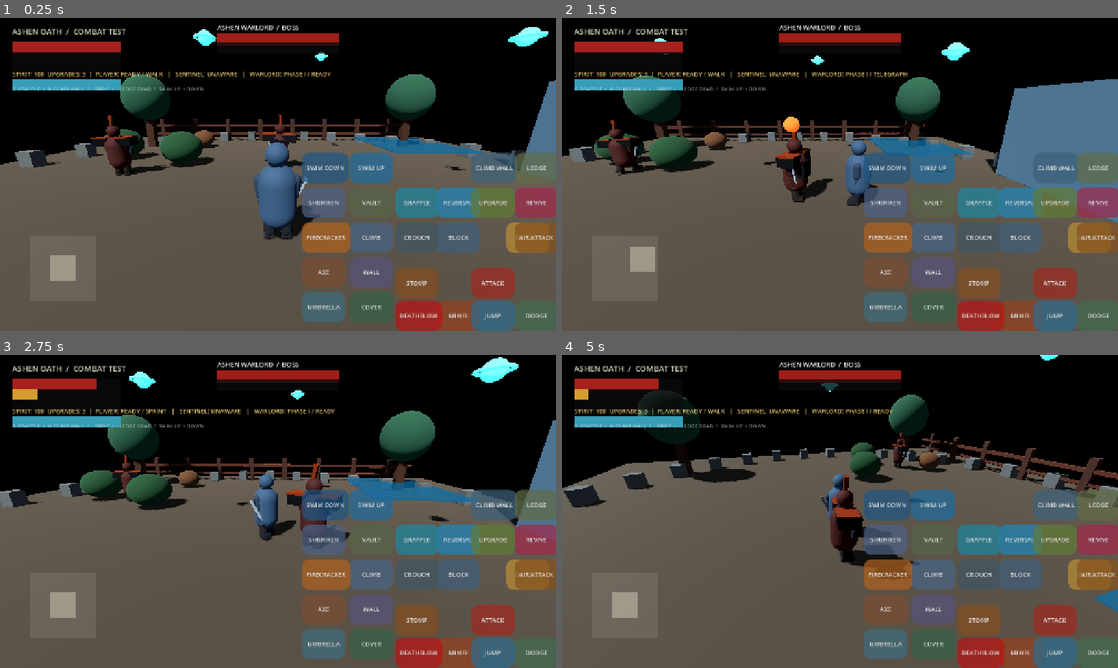
Above: before the commit, frames 1-4 (two rows, left to right).
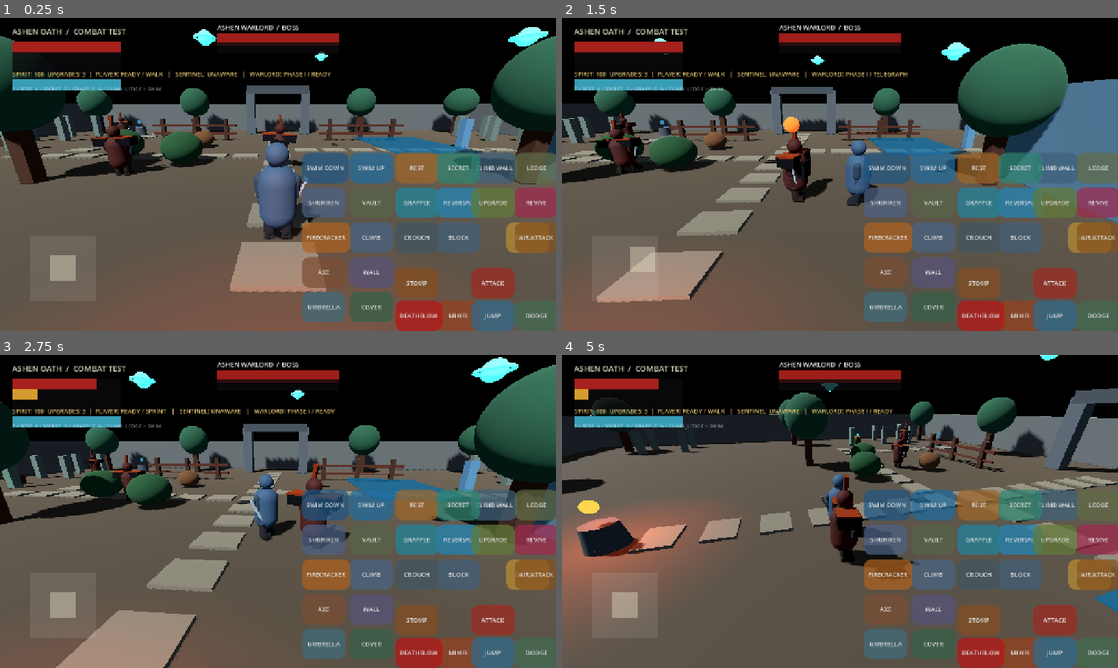
Above: after the commit, the same moments.

Repository: zahaopang-ship-it/Ashen-Oath-Godot
Game: Godot game, scene res://scenes/main.tscn
Two runs of this game, one before a commit and one after it. Both use one fixed random seed, a clock stepped at 60 frames per second and the inputs below. Sound files missing from this copy of the repository are replaced by a short silence.
Inputs (mouse positions are in pixels of both pictures, inside the frame that each line leads up to):
- Up to frame 1 (0.25 s): no input
- Up to frame 2 (1.5 s): tap Enter at 0.5 s; move the mouse to (962, 158) at 0.52 s; hold D 0.53-1.25 s; tap Z at 0.6 s; click (962, 158) at 0.67 s; tap Space at 0.77 s; tap X at 0.8 s; drag from (728, 190) to (812, 237) at 1.27 s
- Up to frame 3 (2.75 s): move the mouse to (333, 442) at 2.02 s; hold D from 2.03 s (still down); tap Z at 2.1 s; tap X at 2.3 s
- Up to frame 4 (5 s): release D at 2.75 s; drag from (812, 574) to (673, 464) at 2.77 s; move the mouse to (1006, 558) at 3.52 s; hold A 3.53-4.25 s; tap J at 3.6 s; tap Space at 3.77 s; tap X at 3.8 s; drag from (673, 464) to (756, 433) at 4.27 s

The runs differ from the first frame. In frame 1, 24% of the frame differs, in the area x 0-100%, y 5-100%; in frame 2, 23%; in frame 3, 25%; in frame 4, 25%, in the area x 0-100%, y 10-85%.

Commit message:
Expand Ashen Vale exploration and checkpoint loop

Diff:
--- a/project/scripts/fighter.gd
+++ b/project/scripts/fighter.gd
@@ -1588,6 +1588,74 @@
 func set_checkpoint(position: Vector3) -> void:
 	checkpoint_position = position
 
+func get_nearest_rest_point(max_distance: float = 2.8) -> Node3D:
+	if not is_player or is_dead:
+		return null
+	var nearest: Node3D = null
+	var nearest_distance := max_distance
+	for candidate in get_tree().get_nodes_in_group("rest_points"):
+		if not candidate is Node3D or not is_instance_valid(candidate):
+			continue
+		var distance := global_position.distance_to(candidate.global_position)
+		if distance <= nearest_distance:
+			nearest = candidate
+			nearest_distance = distance
+	return nearest
+
+func interact_rest_point(max_distance: float = 2.8) -> bool:
+	if not is_player or is_dead or state != CombatState.FREE or is_grappling or is_vaulting or is_climbing or is_ledge_hanging:
+		return false
+	var shrine := get_nearest_rest_point(max_distance)
+	if not is_instance_valid(shrine):
+		return false
+	for candidate in get_tree().get_nodes_in_group("rest_points"):
+		if candidate.has_method("set_active"):
+			candidate.set_active(candidate == shrine)
+	checkpoint_position = shrine.global_position + Vector3(0.0, 0.0, 1.5)
+	global_position = checkpoint_position
+	velocity = Vector3.ZERO
+	vitality = max_vitality
+	posture = 0.0
+	prosthetic_energy = max_prosthetic_energy
+	resurrection_charges = max_resurrection_charges
+	resurrection_available = true
+	resurrection_invulnerability = 0.0
+	return true
+
+func interact_secret_cache(max_distance: float = 2.5) -> bool:
+	if not is_player or is_dead or state != CombatState.FREE:
+		return false
+	var nearest: Node3D = null
+	var nearest_distance := max_distance
+	for candidate in get_tree().get_nodes_in_group("secret_caches"):
+		if not candidate is Node3D or not is_instance_valid(candidate) or bool(candidate.get_meta("collected", false)):
+			continue
+		var distance := global_position.distance_to(candidate.global_position)
+		if distance <= nearest_distance:
+			nearest = candidate
+			nearest_distance = distance
+	if not is_instance_valid(nearest):
+		return false
+	nearest.set_meta("collected", true)
+	nearest.visible = false
+	prosthetic_upgrade_points += 1
+	prosthetic_energy = minf(max_prosthetic_energy, prosthetic_energy + 25.0)
+	return true
+
+func get_nearest_secret_cache(max_distance: float = 2.5) -> Node3D:
+	if not is_player or is_dead:
+		return null
+	var nearest: Node3D = null
+	var nearest_distance := max_distance
+	for candidate in get_tree().get_nodes_in_group("secret_caches"):
+		if not candidate is Node3D or not is_instance_valid(candidate) or bool(candidate.get_meta("collected", false)):
+			continue
+		var distance := global_position.distance_to(candidate.global_position)
+		if distance <= nearest_distance:
+			nearest = candidate
+			nearest_distance = distance
+	return nearest
+
 func resurrect() -> bool:
 	if not is_player or not is_dead or not resurrection_available or resurrection_charges <= 0:
 		return false
--- a/project/scripts/main.gd
+++ b/project/scripts/main.gd
@@ -2,12 +2,14 @@
 const FIGHTER_SCRIPT = preload("res://scripts/fighter.gd")
 const BOSS_SCRIPT = preload("res://scripts/boss.gd")
 const HUD_SCRIPT = preload("res://scripts/touch_hud.gd")
+const REST_POINT_SCRIPT = preload("res://scripts/rest_point.gd")
 var player: CharacterBody3D
 var enemy: CharacterBody3D
 var boss: CharacterBody3D
 var guard: CharacterBody3D
+var guard_east: CharacterBody3D
+var guard_north: CharacterBody3D
 var camera: Camera3D
-var arena_radius := 13.0
 var camera_yaw := 0.0
 var camera_pitch := -0.22
 var camera_impulse := 0.0
@@ -44,6 +46,17 @@
 	guard.patrol_speed = 1.55
 	guard.vision_range = 12.0
 	guard.vision_half_angle_degrees = 52.0
+	guard_east = _make_fighter("AshenLookout", Vector3(15.0, 0.0, 8.0), false)
+	guard_east.add_to_group("stealth_guards")
+	guard_east.target = player
+	guard_east.patrol_points.assign([Vector3(15.0, 0.0, 8.0), Vector3(19.0, 0.0, 8.0), Vector3(19.0, 0.0, 13.0), Vector3(14.0, 0.0, 13.0)])
+	guard_east.patrol_speed = 1.7
+	guard_east.vision_range = 13.0
+	guard_north = _make_fighter("AshenRanger", Vector3(-15.0, 0.0, -13.0), false)
+	guard_north.add_to_group("stealth_guards")
+	guard_north.target = player
+	guard_north.patrol_points.assign([Vector3(-15.0, 0.0, -13.0), Vector3(-19.0, 0.0, -13.0), Vector3(-19.0, 0.0, -18.0), Vector3(-13.0, 0.0, -18.0)])
+	guard_north.patrol_speed = 1.45
 	_create_stealth_cover(Vector3(-5.1, 0.0, -3.0), "MossyBushA")
 	_create_stealth_cover(Vector3(-9.2, 0.0, -4.5), "MossyBushB")
 	_create_stealth_cover(Vector3(-5.8, 0.0, -8.6), "SupplyCrates")
@@ -52,10 +65,22 @@
 	_create_grapple_point(Vector3(7.0, 4.8, 1.5), "GrappleAnchorEast")
 	_create_water_zone(Vector3(9.0, -0.15, -7.0), Vector3(5.0, 1.4, 7.0), "TrainingPond")
 	_create_climb_wall(Vector3(11.8, 2.0, 2.0), Vector3(0.55, 4.0, 7.0), "ClimbableTowerWall")
+	_create_exploration_paths()
+	_create_north_ruined_gate()
+	_create_east_watch_camp()
+	_create_landmark("WestGroveMonolith", Vector3(-19.0, 0.0, -7.0), Color(0.28, 0.36, 0.31))
+	_create_landmark("PondsideBell", Vector3(14.0, 0.0, -8.0), Color(0.25, 0.38, 0.46))
+	_create_secret_cache(Vector3(-21.0, 0.0, -8.5), "GroveRelicCache")
+	_create_rest_point(Vector3(0.0, 0.0, 8.5), "AshenRestShrine")
+	_create_rest_point(Vector3(-16.5, 0.0, -18.0), "GroveRestShrine")
 	enemy = boss
 	player.target = enemy
 	player_entered_water_connect()
 	player.set_checkpoint(Vector3(0.0, 0.0, 4.0))
+	var starting_shrine := get_node_or_null("AshenRestShrine")
+	if is_instance_valid(starting_shrine):
+		starting_shrine.set_active(true)
+	player.checkpoint_position = Vector3(0.0, 0.0, 10.0)
 	enemy.target = player
 	boss.boss_phase_changed.connect(_on_boss_phase_changed)
 	enemy.attack_phase_changed.connect(_on_enemy_attack_phase)
@@ -91,19 +116,165 @@
 	env.tonemap_mode = Environment.TONE_MAPPER_FILMIC
 	world_env.environment = env
 	add_child(world_env)
-	_make_box("Arena", Vector3(0, -0.35, 0), Vector3(30, 0.7, 30), Color(0.22, 0.19, 0.15), true)
-	for i in range(32):
-		var angle := TAU * float(i) / 32.0
-		var p := Vector3(cos(angle) * arena_radius, 0.4, sin(angle) * arena_radius)
-		_make_box("PerimeterStone", p, Vector3(0.7, 0.8, 0.7), Color(0.28, 0.29, 0.28), true)
-	for i in range(8):
-		var x := -11.0 + float(i) * 3.1
+	_make_box("AshenValeGround", Vector3(0, -0.35, 0), Vector3(56, 0.7, 50), Color(0.22, 0.19, 0.15), true)
+	for x in range(-26, 27, 2):
+		_make_box("ValeBoundaryStone", Vector3(float(x), 1.8, -23.5), Vector3(2.1, 3.6, 1.1), Color(0.28, 0.29, 0.28), true)
+		_make_box("ValeBoundaryStone", Vector3(float(x), 1.8, 23.5), Vector3(2.1, 3.6, 1.1), Color(0.28, 0.29, 0.28), true)
+	for z in range(-22, 23, 2):
+		_make_box("ValeBoundaryStone", Vector3(-27.5, 1.8, float(z)), Vector3(1.1, 3.6, 2.1), Color(0.28, 0.29, 0.28), true)
+		_make_box("ValeBoundaryStone", Vector3(27.5, 1.8, float(z)), Vector3(1.1, 3.6, 2.1), Color(0.28, 0.29, 0.28), true)
+	for x in [-11.0, -8.0, -5.0, 5.0, 8.0, 11.0]:
 		_make_box("FencePost", Vector3(x, 1.0, -12.8), Vector3(0.35, 2.0, 0.35), Color(0.20, 0.12, 0.09), true)
-	_make_box("FenceRail", Vector3(0, 1.35, -12.8), Vector3(25, 0.22, 0.22), Color(0.25, 0.13, 0.09), true)
-	_make_box("FenceRailLow", Vector3(0, 0.65, -12.8), Vector3(25, 0.16, 0.16), Color(0.25, 0.13, 0.09), true)
-	for x in [-10.0, 10.0]:
-		for z in [-9.0, 9.0]:
+	_make_box("FenceRailWest", Vector3(-8.0, 1.35, -12.8), Vector3(8.0, 0.22, 0.22), Color(0.25, 0.13, 0.09), true)
+	_make_box("FenceRailEast", Vector3(8.0, 1.35, -12.8), Vector3(8.0, 0.22, 0.22), Color(0.25, 0.13, 0.09), true)
+	_make_box("FenceRailWestLow", Vector3(-8.0, 0.65, -12.8), Vector3(8.0, 0.16, 0.16), Color(0.25, 0.13, 0.09), true)
+	_make_box("FenceRailEastLow", Vector3(8.0, 0.65, -12.8), Vector3(8.0, 0.16, 0.16), Color(0.25, 0.13, 0.09), true)
+	for x in [-22.0, -10.0, 10.0, 22.0]:
+		for z in [-19.0, 0.0, 18.0]:
 			_make_tree(Vector3(x, 0, z))
+
+func _create_exploration_paths() -> void:
+	for z in range(7, -18, -2):
+		_create_path_stone(Vector3(0.0, 0.055, float(z)))
+	for x in range(2, 17, 2):
+		_create_path_stone(Vector3(float(x), 0.055, -7.0))
+	for x in range(-2, -17, -2):
+		_create_path_stone(Vector3(float(x), 0.055, -5.0))
+	for z in range(-7, -19, -2):
+		_create_path_stone(Vector3(-14.0, 0.055, float(z)))
+	for x in range(0, 17, 2):
+		_create_path_stone(Vector3(float(x), 0.055, 14.0))
+	for x in [-23.0, -20.0, 20.0, 23.0]:
+		for z in [-16.0, -12.0, 12.0, 16.0]:
+			_create_landmark("WayfindingStone", Vector3(x, 0.0, z), Color(0.30, 0.34, 0.31))
+
+func _create_path_stone(pos: Vector3) -> void:
+	var stone := Node3D.new()
+	stone.name = "ValeTrailStone"
+	stone.position = pos
+	stone.add_to_group("exploration_paths")
+	add_child(stone)
+	var mesh := MeshInstance3D.new()
+	var shape := BoxMesh.new()
+	shape.size = Vector3(1.55, 0.11, 1.2)
+	mesh.mesh = shape
+	var material := StandardMaterial3D.new()
+	material.albedo_color = Color(0.34, 0.32, 0.27)
+	material.roughness = 1.0
+	mesh.material_override = material
+	stone.add_child(mesh)
+
+func _create_north_ruined_gate() -> void:
+	var gate := Node3D.new()
+	gate.name = "NorthRuinedGate"
+	gate.position = Vector3(0.0, 0.0, -18.5)
+	gate.add_to_group("exploration_landmarks")
+	add_child(gate)
+	for x in [-3.2, 3.2]:
+		var pillar := MeshInstance3D.new()
+		var mesh := BoxMesh.new()
+		mesh.size = Vector3(1.0, 5.0, 1.0)
+		pillar.mesh = mesh
+		pillar.position = Vector3(x, 2.5, 0.0)
+		var material := StandardMaterial3D.new()
+		material.albedo_color = Color(0.25, 0.27, 0.28)
+		material.roughness = 0.95
+		pillar.material_override = material
+		gate.add_child(pillar)
+	var lintel := MeshInstance3D.new()
+	var lintel_mesh := BoxMesh.new()
+	lintel_mesh.size = Vector3(7.0, 0.8, 1.3)
+	lintel.mesh = lintel_mesh
+	lintel.position.y = 5.0
+	var lintel_material := StandardMaterial3D.new()
+	lintel_material.albedo_color = Color(0.20, 0.22, 0.23)
+	lintel.material_override = lintel_material
+	gate.add_child(lintel)
+
+func _create_east_watch_camp() -> void:
+	var camp := Node3D.new()
+	camp.name = "EastWatchCamp"
+	camp.position = Vector3(18.0, 0.0, 10.5)
+	camp.add_to_group("exploration_landmarks")
+	add_child(camp)
+	for x in [-2.0, 2.0]:
+		_make_box("CampPost", camp.position + Vector3(x, 1.0, 0.0), Vector3(0.25, 2.0, 0.25), Color(0.22, 0.13, 0.08), false)
+	var canopy := MeshInstance3D.new()
+	var canopy_mesh := BoxMesh.new()
+	canopy_mesh.size = Vector3(4.8, 0.18, 3.4)
+	canopy.mesh = canopy_mesh
+	canopy.position = Vector3(0.0, 2.0, 0.0)
+	var canopy_material := StandardMaterial3D.new()
+	canopy_material.albedo_color = Color(0.22, 0.16, 0.11)
+	canopy.material_override = canopy_material
+	camp.add_child(canopy)
+
+func _create_landmark(label: String, pos: Vector3, color: Color) -> Node3D:
+	var root := Node3D.new()
+	root.name = label
+	root.position = pos
+	root.add_to_group("exploration_landmarks")
+	add_child(root)
+	var mesh := MeshInstance3D.new()
+	var pillar := BoxMesh.new()
+	pillar.size = Vector3(0.55, 2.2, 0.55)
+	mesh.mesh = pillar
+	mesh.position.y = 1.1
+	var material := StandardMaterial3D.new()
+	material.albedo_color = color
+	material.roughness = 0.9
+	mesh.material_override = material
+	root.add_child(mesh)
+	return root
+
+func _create_rest_point(pos: Vector3, label: String) -> void:
+	var shrine := Node3D.new()
+	shrine.set_script(REST_POINT_SCRIPT)
+	shrine.position = pos
+	add_child(shrine)
+	shrine.configure(label)
+
+func _create_secret_cache(pos: Vector3, label: String) -> void:
+	var cache := Node3D.new()
+	cache.name = label
+	cache.position = pos
+	cache.add_to_group("secret_caches")
+	cache.set_meta("collected", false)
+	add_child(cache)
+	var base := MeshInstance3D.new()
+	var base_mesh := BoxMesh.new()
+	base_mesh.size = Vector3(1.0, 0.58, 0.72)
+	base.mesh = base_mesh
+	base.position.y = 0.38
+	var wood := StandardMaterial3D.new()
+	wood.albedo_color = Color(0.20, 0.12, 0.075)
+	wood.roughness = 0.9
+	base.material_override = wood
+	cache.add_child(base)
+	var lid := MeshInstance3D.new()
+	var lid_mesh := BoxMesh.new()
+	lid_mesh.size = Vector3(1.04, 0.18, 0.76)
+	lid.mesh = lid_mesh
+	lid.position = Vector3(0.0, 0.76, 0.0)
+	var metal := StandardMaterial3D.new()
+	metal.albedo_color = Color(0.42, 0.34, 0.18)
+	metal.metallic = 0.65
+	lid.material_override = metal
+	cache.add_child(lid)
+	var relic := MeshInstance3D.new()
+	var orb := SphereMesh.new()
+	orb.radius = 0.16
+	orb.height = 0.32
+	relic.mesh = orb
+	relic.position.y = 1.12
+	var glow := StandardMaterial3D.new()
+	glow.shading_mode = BaseMaterial3D.SHADING_MODE_UNSHADED
+	glow.albedo_color = Color(0.18, 0.85, 0.72)
+	glow.emission_enabled = true
+	glow.emission = Color(0.05, 0.9, 0.68)
+	glow.emission_energy_multiplier = 2.8
+	relic.material_override = glow
+	cache.add_child(relic)
 
 func _make_fighter(label: String, pos: Vector3, player_controlled: bool, boss_character: bool = false) -> CharacterBody3D:
 	var body := CharacterBody3D.new()
@@ -464,8 +635,9 @@
 func _process(delta: float) -> void:
 	if not is_instance_valid(player) or not is_instance_valid(enemy):
 		return
-	var focus := player.global_position.lerp(enemy.global_position, 0.28)
-	var combat_distance := player.global_position.distance_to(enemy.global_position)
+	var boss_distance := player.global_position.distance_to(enemy.global_position)
+	var focus := player.global_position.lerp(enemy.global_position, 0.28) if boss_distance < 17.0 and not enemy.is_dead else player.global_position
+	var combat_distance := boss_distance if boss_distance < 17.0 and not enemy.is_dead else 5.0
 	var camera_distance := clampf(5.8 + combat_distance * 0.34, 6.8, 9.6)
 	if player.is_sprinting:
 		camera_distance += 0.35
@@ -513,6 +685,8 @@
 			KEY_G: player.try_grapple()
 			KEY_T: player.aerial_grapple_attack()
 			KEY_Y: player.resurrect()
+			KEY_Z: player.interact_rest_point()
+			KEY_X: player.interact_secret_cache()
 			KEY_N: player.try_vertical_climb()
 			KEY_COMMA: player.stop_vertical_climb()
 			KEY_PERIOD: player.try_ledge_grab()
--- /dev/null
+++ b/project/scripts/rest_point.gd
@@ -0,0 +1,58 @@
+extends Node3D
+
+var is_active := false
+var _flame: MeshInstance3D
+var _light: OmniLight3D
+
+func configure(label: String) -> void:
+	name = label
+	add_to_group("rest_points")
+	_flame = MeshInstance3D.new()
+	_flame.name = "Ember"
+	var orb := SphereMesh.new()
+	orb.radius = 0.22
+	orb.height = 0.44
+	_flame.mesh = orb
+	_flame.position.y = 1.45
+	add_child(_flame)
+	_light = OmniLight3D.new()
+	_light.position.y = 1.5
+	_light.omni_range = 5.5
+	_light.light_energy = 1.4
+	add_child(_light)
+	var pedestal := MeshInstance3D.new()
+	var stone := CylinderMesh.new()
+	stone.top_radius = 0.48
+	stone.bottom_radius = 0.62
+	stone.height = 0.85
+	pedestal.mesh = stone
+	pedestal.position.y = 0.42
+	var stone_material := StandardMaterial3D.new()
+	stone_material.albedo_color = Color(0.20, 0.22, 0.23)
+	stone_material.roughness = 0.95
+	pedestal.material_override = stone_material
+	add_child(pedestal)
+	var ring := MeshInstance3D.new()
+	var ring_mesh := TorusMesh.new()
+	ring_mesh.inner_radius = 0.52
+	ring_mesh.outer_radius = 0.61
+	ring.mesh = ring_mesh
+	ring.position.y = 0.08
+	ring.rotation.x = PI * 0.5
+	ring.material_override = stone_material
+	add_child(ring)
+	set_active(false)
+
+func set_active(value: bool) -> void:
+	is_active = value
+	if not is_instance_valid(_flame) or not is_instance_valid(_light):
+		return
+	var material := StandardMaterial3D.new()
+	material.shading_mode = BaseMaterial3D.SHADING_MODE_UNSHADED
+	material.emission_enabled = true
+	material.albedo_color = Color(1.0, 0.72, 0.25) if value else Color(0.20, 0.42, 0.55)
+	material.emission = Color(1.0, 0.34, 0.08) if value else Color(0.04, 0.22, 0.38)
+	material.emission_energy_multiplier = 3.0 if value else 1.3
+	_flame.material_override = material
+	_light.light_color = Color(1.0, 0.38, 0.12) if value else Color(0.08, 0.42, 0.72)
+	_light.light_energy = 2.0 if value else 0.75
--- a/project/scripts/touch_hud.gd
+++ b/project/scripts/touch_hud.gd
@@ -91,9 +91,11 @@
 	_register_action("LEDGE", Vector2(-95, -410), "ledge", Color(0.38, 0.42, 0.28))
 	_register_action("SWIM UP", Vector2(-475, -410), "swim_up", Color(0.12, 0.42, 0.62))
 	_register_action("SWIM DOWN", Vector2(-585, -410), "swim_down", Color(0.12, 0.34, 0.52))
+	_register_action("REST", Vector2(-370, -410), "rest", Color(0.62, 0.40, 0.16))
+	_register_action("SECRET", Vector2(-275, -410), "secret", Color(0.18, 0.52, 0.44))
 	var hint := Label.new()
 	hint.text = "C CROUCH  /  V VAULT  /  M CLIMB  /  H WALL-HUG  /  B COVER-TO-COVER"
-	hint.text = "G GRAPPLE  /  N CLIMB WALL  /  , DROP  /  . LEDGE GRAB  /  SWIM UP + DOWN"
+	hint.text = "Z / REST  X / SECRET  G / GRAPPLE  N / CLIMB  LEDGE + SWIM"
 	hint.position = Vector2(28, 154)
 	hint.add_theme_font_size_override("font_size", 12)
 	hint.add_theme_color_override("font_color", Color(1, 1, 1, 0.55))
@@ -207,6 +209,8 @@
 		"ledge": game.player.try_ledge_grab()
 		"swim_up": game.player.set_swim_vertical_input(1.0)
 		"swim_down": game.player.set_swim_vertical_input(-1.0)
+		"rest": game.player.interact_rest_point()
+		"secret": game.player.interact_secret_cache()
 
 func _action_up(action: String) -> void:
 	match action:
@@ -238,7 +242,9 @@
 	prosthetic_bar.value = game.player.prosthetic_energy
 	var stealth_label := " / COVERED" if game.player.is_in_cover and game.player.is_crouching else (" / IN COVER" if game.player.is_in_cover else "")
 	var revive_text := "  REVIVE: " + str(game.player.resurrection_charges) if game.player.is_dead else ""
-	status_label.text = "SPIRIT: " + str(roundi(game.player.prosthetic_energy)) + "  UPGRADES: " + str(game.player.prosthetic_upgrade_points) + "  |  PLAYER: " + _state_name(game.player) + revive_text + (" / CROUCH" if game.player.is_crouching else " / " + movement_label) + stealth_label + "   |   SENTINEL: " + awareness_text + "   |   WARLORD: " + phase_text + " / " + _state_name(game.enemy) + execution_prompt
+	var rest_prompt := "  / REST SHRINE [Z]" if is_instance_valid(game.player.get_nearest_rest_point()) else ""
+	var secret_prompt := "  / SECRET [X]" if is_instance_valid(game.player.get_nearest_secret_cache()) else ""
+	status_label.text = "SPIRIT: " + str(roundi(game.player.prosthetic_energy)) + "  UPGRADES: " + str(game.player.prosthetic_upgrade_points) + "  |  PLAYER: " + _state_name(game.player) + revive_text + (" / CROUCH" if game.player.is_crouching else " / " + movement_label) + stealth_label + "   |   SENTINEL: " + awareness_text + "   |   WARLORD: " + phase_text + " / " + _state_name(game.enemy) + execution_prompt + rest_prompt + secret_prompt
 
 func _state_name(fighter: Node) -> String:
 	if fighter.state == 4: return "POSTURE BROKEN"
--- /dev/null
+++ b/project/tests/exploration_world_test.gd
@@ -0,0 +1,80 @@
+extends SceneTree
+
+const MAIN = preload("res://scripts/main.gd")
+const HUD = preload("res://scripts/touch_hud.gd")
+var failures: Array[String] = []
+
+func _initialize() -> void:
+	call_deferred("_run")
+
+func _check(value: bool, label: String) -> void:
+	if value:
+		print("PASS: ", label)
+	else:
+		failures.append(label)
+		push_error("FAIL: " + label)
+
+func _run() -> void:
+	var game := Node3D.new()
+	game.set_script(MAIN)
+	root.add_child(game)
+	await process_frame
+	await physics_frame
+	await physics_frame
+	var player: CharacterBody3D = game.player
+	var guards := get_nodes_in_group("stealth_guards")
+	_check(guards.size() >= 3, "expanded region has multiple independently patrolling sentinels")
+	_check(get_nodes_in_group("rest_points").size() == 2, "two rest shrines are placed in separate exploration regions")
+	_check(get_nodes_in_group("secret_caches").size() == 1, "a hidden relic cache rewards exploration away from the main path")
+	_check(get_nodes_in_group("exploration_landmarks").size() >= 4, "region contains distinct navigational landmarks")
+	_check(get_nodes_in_group("exploration_paths").size() >= 12, "stone trail pieces form connected route markers")
+	_check(game.get_node_or_null("NorthRuinedGate") != null, "north approach has a visible ruined gate landmark")
+	_check(game.get_node_or_null("EastWatchCamp") != null, "eastern approach has a distinct guard camp")
+	var hud: Node = null
+	for child in game.get_children():
+		if child.get_script() == HUD:
+			hud = child
+	_check(is_instance_valid(hud) and hud.action_rects.has("rest"), "touch HUD exposes the contextual rest-shrine action")
+	_check(is_instance_valid(hud) and hud.action_rects.has("secret"), "touch HUD exposes the contextual secret-cache action")
+	var cache: Node3D = get_nodes_in_group("secret_caches")[0]
+	player.global_position = Vector3(0.0, 0.0, 4.0)
+	_check(not player.interact_secret_cache(), "secret cache cannot be collected from outside interaction range")
+	player.global_position = cache.global_position + Vector3(0.0, 0.0, 1.4)
+	player.prosthetic_energy = 40.0
+	var upgrade_points_before: int = player.prosthetic_upgrade_points
+	_check(player.interact_secret_cache(), "hidden relic cache can be collected at close range")
+	_check(bool(cache.get_meta("collected")) and not cache.visible, "collected secret cache is permanently hidden for this session")
+	_check(player.prosthetic_upgrade_points == upgrade_points_before + 1 and is_equal_approx(player.prosthetic_energy, 65.0), "secret relic grants one upgrade point and spirit energy")
+	_check(not player.interact_secret_cache(), "a collected secret cannot be claimed twice")
+	var shrines := get_nodes_in_group("rest_points")
+	var first = shrines[0]
+	var second = shrines[1]
+	player.global_position = first.global_position + Vector3(0.0, 0.0, 1.4)
+	player.vitality = 24.0
+	player.posture = 70.0
+	player.prosthetic_energy = 12.0
+	player.resurrection_charges = 0
+	player.resurrection_available = false
+	_check(player.interact_rest_point(), "nearby rest shrine can be activated")
+	_check(player.checkpoint_position.distance_to(first.global_position) > 0.5, "rest shrine sets a safe respawn offset")
+	_check(is_equal_approx(player.vitality, player.max_vitality), "rest shrine restores vitality")
+	_check(is_equal_approx(player.posture, 0.0), "rest shrine clears posture")
+	_check(is_equal_approx(player.prosthetic_energy, player.max_prosthetic_energy), "rest shrine replenishes prosthetic energy")
+	_check(player.resurrection_charges == player.max_resurrection_charges and player.resurrection_available, "rest shrine restores the resurrection charge")
+	_check(first.is_active and not second.is_active, "only the selected shrine is lit as the active checkpoint")
+	player.global_position = second.global_position + Vector3(0.0, 0.0, 1.4)
+	_check(player.interact_rest_point(), "distant shrine can replace the active checkpoint")
+	_check(second.is_active and not first.is_active, "checkpoint activation transfers cleanly between shrines")
+	player.is_dead = true
+	player.state = player.CombatState.DEAD
+	player.resurrection_available = true
+	player.resurrection_charges = 1
+	_check(player.resurrect(), "resurrection can be used after resting at the newly selected shrine")
+	_check(player.global_position.distance_to(player.checkpoint_position) < 0.01, "resurrection returns to the selected shrine checkpoint")
+	player.global_position = Vector3(0.0, 0.0, 4.0)
+	_check(not player.interact_rest_point(), "rest interaction fails safely outside shrine range")
+	if failures.is_empty():
+		print("Exploration world tests: 25/25 passed")
+	else:
+		printerr("Exploration world tests: ", 25 - failures.size(), "/25 passed")
+	quit(0 if failures.is_empty() else 1)
Not shown, added: project/scripts/rest_point.gd.uid
Not shown, added: project/tests/exploration_world_test.gd.uid
Not shown, changed: DEVELOPMENT_PLAN.md
